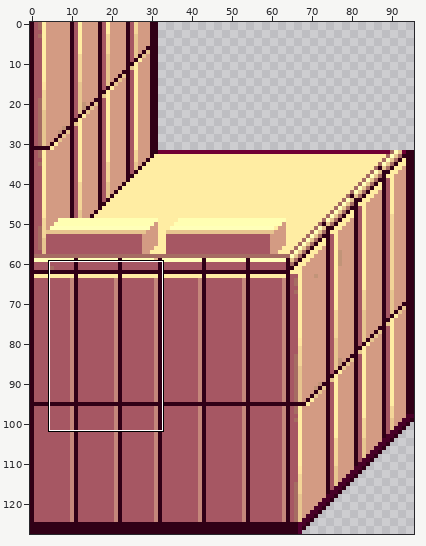
Edited in one commit: sprite sheet (Assets/Levels/Tier04/Props/Sprites/Tier04ATile04.png). Above: a wide view before the commit, with the close-up outlined.
Close-up. Before the edit:
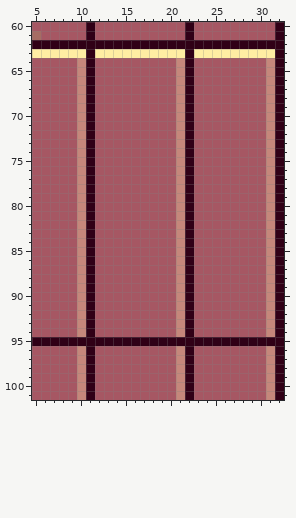
The file is 96x128 pixels. Colours within 5 levels of each other are drawn and written as one. Shown: x 5..32, y 60..101.
The same view after the edit:
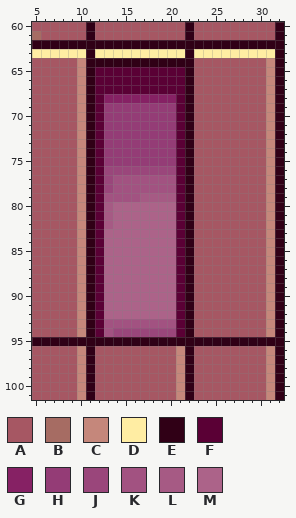
Palette (. is transparent): A #a65763  B #a66c63  C #c5877b  D #ffeda3  E #300016  F #5a0035  G #862164  H #943c76  J #9a467b  K #a25281  L #a65a84  M #ac6389
Edits made:
Colour A becomes colour E in row 64 at x 12 to 20.
Colour C becomes colour E in row 64 at x 21.
Colour A becomes colour F in rows 65 to 67 at x 12 to 20; in rows 68 to 94 at x 12.
Colour C becomes colour F in rows 65 to 94 at x 21.
Colour A becomes colour G in row 68 at x 13 to 20.
Colour A becomes colour H in rows 69 to 75 at x 13 to 20.
Colour A becomes colour J in row 76 at x 13 to 20; in rows 77 to 78 at x 13; in row 94 at x 14 to 20.
Colour A becomes colour K in rows 77 to 78 at x 14 to 20; in row 79 at x 13 to 16; in row 93 at x 13 to 20; in row 94 at x 13.
Colour A becomes colour L in row 79 at x 17 to 20; in rows 80 to 82 at x 13.
Colour A becomes colour M in rows 80 to 82 at x 14 to 20; in rows 83 to 92 at x 13 to 20.
Where, in picture pixels (left, top, right, bottom), the same in both close-ups:
changed: (95, 58, 185, 337)
